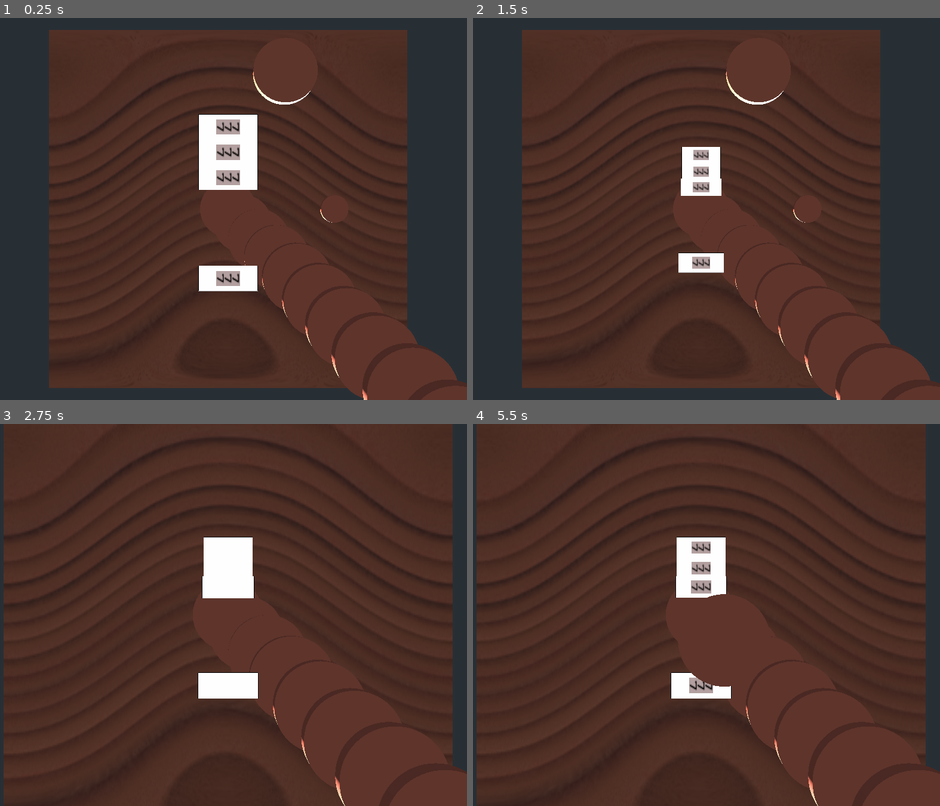
Above: before the commit, frames 1-4 (two rows, left to right).
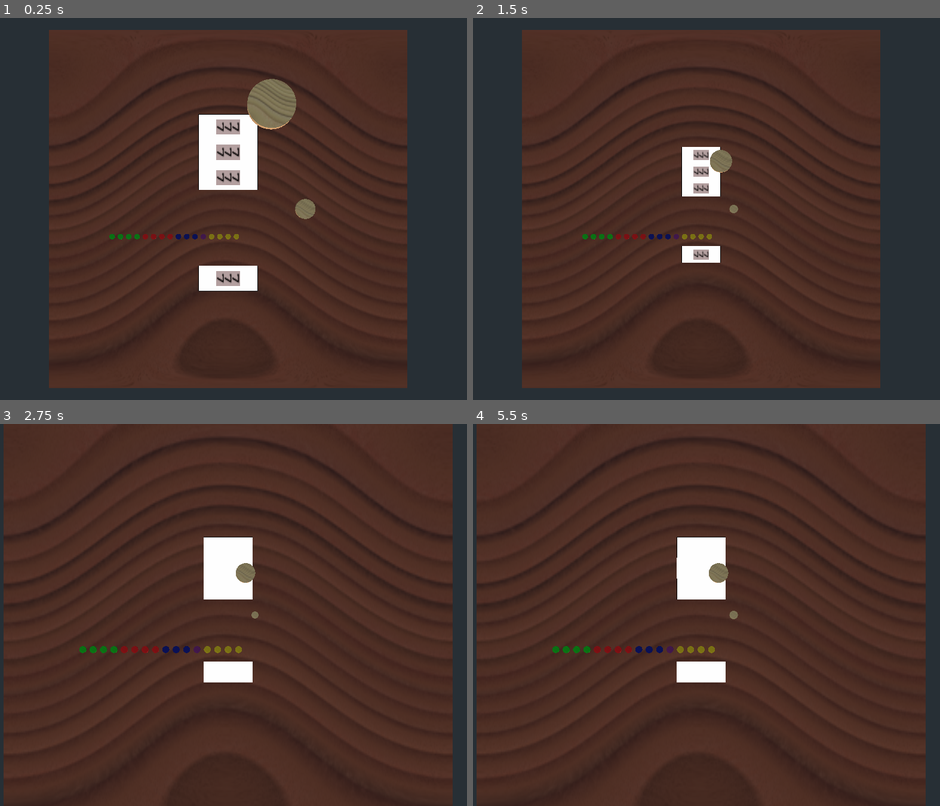
Above: after the commit, the same moments.

Repository: turulomio/gdparchis
Game: Godot game, scene res://Game4.tscn
The game is run twice, just before and just after one commit, with the same random seed, the same clock (stepped at 60 frames per second) and the same inputs.
Inputs (mouse positions are in pixels of both pictures, inside the frame that each line leads up to):
- Up to frame 1 (0.25 s): no input
- Up to frame 2 (1.5 s): move the mouse to (804, 189) at 0.52 s; click (804, 189) at 0.6 s; move the mouse to (603, 228) at 1.27 s; click (603, 228) at 1.35 s
- Up to frame 3 (2.75 s): move the mouse to (275, 530) at 2.02 s; tap Z (zoom_in) at 2.1 s; click (275, 530) at 2.3 s
- Up to frame 4 (5.5 s): tap Enter at 2.75 s; move the mouse to (678, 691) at 2.77 s; tap A (zoom_out) at 2.85 s; click (678, 691) at 3.05 s; move the mouse to (846, 672) at 3.52 s; click (846, 672) at 3.6 s; move the mouse to (557, 557) at 4.27 s; click (557, 557) at 4.35 s; move the mouse to (725, 615) at 5.02 s; tap Z (zoom_in) at 5.1 s; click (725, 615) at 5.3 s

The runs differ from the first frame. In frame 1, 6.1% of the frame differs, in the area x 23-100%, y 6-100%; in frame 2, 5.7%; in frame 3, 5.2%; in frame 4, 5.9%.
Error after the commit: Invalid get index 'id' (on base: 'StaticBody'). (res://Game4.gd:34)

Commit message:
Added pieces with different colors

Diff:
--- a/4_square_normal.gd
+++ b/4_square_normal.gd
@@ -3,5 +3,5 @@
 var gravity : int = 800
 var vel : Vector3 = Vector3(0,-100,0)
 
-func _physics_process(delta):
-	move_and_slide(vel,Vector3.UP)
+func _physics_process(_delta):
+	return move_and_slide(vel,Vector3.UP)
--- a/Game4.gd
+++ b/Game4.gd
@@ -1,10 +1,4 @@
 extends Spatial
-
-
-# Declare member variables here. Examples:
-# var a = 2
-# var b = "text"
-var pieces_nodes=[]
 
 onready var camera =$Camera
 
@@ -18,27 +12,26 @@
 
 # Called when the node enters the scene tree for the first time.
 func _ready():
-	for i in range(20):
-		print(i)
+	## Creating pieces
+	for i in range(16):
 		var piece_scene=load("res://Piece.tscn")
 		var piece=piece_scene.instance()
 		add_child(piece)
-		#piece.set_owner(get_tree().get_edited_scene_root())
-		print(piece)
-		piece.scale=Vector3(10,10,10)
-		piece.global_transform.origin=Vector3(5*i,5*i,5*i)
-		pieces_nodes.append(piece)
+		piece.set_id(i)
+
+
 
 
 
 # Called every frame. 'delta' is the elapsed time since the previous frame.
-func _process(delta):
+func _process(_delta):
 	if Input.is_action_just_pressed("piece_click"):
 		var object=get_object_under_mouse()
 		if object.filename=="res://Piece.tscn":
 			object.global_transform.origin.y=20
 		if object.filename=="res://4_square_normal.tscn":
 			object.global_transform.origin.y=20
+		print(object.id)
 
 	if Input.is_action_just_pressed("zoom_in"):
 		camera.global_transform.origin.y=camera.global_transform.origin.y-20
--- a/Game4.tscn
+++ b/Game4.tscn
@@ -12,7 +12,6 @@
 
 [node name="DirectionalLight" type="DirectionalLight" parent="."]
 transform = Transform( 1, 0, 0, 0, 1, 0, 0, 0, 1, 0, 200, 0 )
-light_energy = 31.0
 
 [node name="Camera" type="Camera" parent="."]
 transform = Transform( 1, 0, 0, 0, -4.37114e-08, 1, 0, -1, -4.37114e-08, 0, 100, 0 )
@@ -24,10 +23,10 @@
 transform = Transform( 1, 0, 0, 0, 1, 0, 0, 0, 1, 0, 0, 0 )
 physics_material_override = SubResource( 1 )
 
-[node name="piece_red_1" parent="." groups=["pieces"] instance=ExtResource( 2 )]
+[node name="PieceRed" parent="." groups=["pieces"] instance=ExtResource( 2 )]
 transform = Transform( 2.8, 0, 0, 0, 2.8, 0, 0, 0, 2.8, 5, 76, -12.076 )
 
-[node name="piece_red_2" parent="." groups=["pieces"] instance=ExtResource( 2 )]
+[node name="PieceYellow" parent="." groups=["pieces"] instance=ExtResource( 2 )]
 transform = Transform( 1, 0, 0, 0, 1, 0, 0, 0, 1, 7.753, 80.061, 0 )
 
 [node name="square_73" parent="." instance=ExtResource( 4 )]
--- a/Piece.gd
+++ b/Piece.gd
@@ -1,8 +1,70 @@
 extends KinematicBody
 class_name Piece
 
-var gravity : int = 800
-var vel : Vector3 = Vector3(0,0,0)
+var vel : Vector3 = Vector3(0,-30,0)
+var id : int = 0
 
-func _physics_process(delta):
-	move_and_slide(vel,Vector3.UP)
+func _physics_process(_delta):
+	return move_and_slide(vel,Vector3.UP)
+
+func set_id(node_id):
+	self.id=node_id
+
+	match(self.id):
+		0:
+			self.set_color(ColorN("yellow",1))
+			self.global_transform.origin=Vector3(-3*self.id+3, 0.1, 10)
+		1:
+			self.set_color(ColorN("yellow",1))
+			self.global_transform.origin=Vector3(-3*self.id+3, 0.1, 10)
+		2:
+			self.set_color(ColorN("yellow",1))
+			self.global_transform.origin=Vector3(-3*self.id+3, 0.1, 10)
+		3:
+			self.set_color(ColorN("yellow",1))
+			self.global_transform.origin=Vector3(-3*self.id+3, 0.1, 10)
+		4:
+			self.set_color(ColorN("blueviolet",1))
+			self.global_transform.origin=Vector3(-3*self.id+3, 0.1, 10)
+		5:
+			self.set_color(ColorN("blue",1))
+			self.global_transform.origin=Vector3(-3*self.id+3, 0.1, 10)
+		6:
+			self.set_color(ColorN("blue",1))
+			self.global_transform.origin=Vector3(-3*self.id+3, 0.1, 10)
+		7:
+			self.set_color(ColorN("blue",1))
+			self.global_transform.origin=Vector3(-3*self.id+3, 0.1, 10)
+		8:
+			self.set_color(ColorN("red",1))
+			self.global_transform.origin=Vector3(-3*self.id+3, 0.1, 10)
+		9:
+			self.set_color(ColorN("red",1))
+			self.global_transform.origin=Vector3(-3*self.id+3, 0.1, 10)
+		10:
+			self.set_color(ColorN("red",1))
+			self.global_transform.origin=Vector3(-3*self.id+3, 0.1, 10)
+		11:
+			self.set_color(ColorN("red",1))
+			self.global_transform.origin=Vector3(-3*self.id+3, 0.1, 10)
+		12:
+			self.set_color(ColorN("green",1))
+			self.global_transform.origin=Vector3(-3*self.id+3, 0.1, 10)
+		13:
+			self.set_color(ColorN("green",1))
+			self.global_transform.origin=Vector3(-3*self.id+3, 0.1, 10)
+		14:
+			self.set_color(ColorN("green",1))
+			self.global_transform.origin=Vector3(-3*self.id+3, 0.1, 10)
+		15:
+			self.set_color(ColorN("green",1))
+			self.global_transform.origin=Vector3(-3*self.id+3, 0.1, 10)
+
+# https://raw.githubusercontent.com/godotengine/godot-docs/master/img/color_constants.png
+func set_color(s):
+	var image = load("res://images/wood.png")
+
+	var new_material = SpatialMaterial.new()
+	new_material.albedo_texture = image
+	new_material.albedo_color = s
+	$MeshInstance.material_override=new_material
--- a/Piece.tscn
+++ b/Piece.tscn
@@ -1,11 +1,12 @@
-[gd_scene load_steps=5 format=2]
+[gd_scene load_steps=6 format=2]
 
 [ext_resource path="res://Piece.gd" type="Script" id=1]
+[ext_resource path="res://images/wood.png" type="Texture" id=2]
 
-[sub_resource type="CylinderMesh" id=1]
+[sub_resource type="CylinderMesh" id=4]
 
-[sub_resource type="SpatialMaterial" id=2]
-albedo_color = Color( 0.584314, 0.239216, 0.156863, 1 )
+[sub_resource type="SpatialMaterial" id=5]
+albedo_texture = ExtResource( 2 )
 
 [sub_resource type="CylinderShape" id=3]
 
@@ -14,8 +15,8 @@
 
 [node name="MeshInstance" type="MeshInstance" parent="."]
 transform = Transform( 1, 0, 0, 0, 0.1, 0, 0, 0, 1, 0, 0, 0 )
-mesh = SubResource( 1 )
-material/0 = SubResource( 2 )
+mesh = SubResource( 4 )
+material/0 = SubResource( 5 )
 
 [node name="CollisionShape" type="CollisionShape" parent="."]
 transform = Transform( 1, 0, 0, 0, 0.1, 0, 0, 0, 1, 0, 0, 0 )
